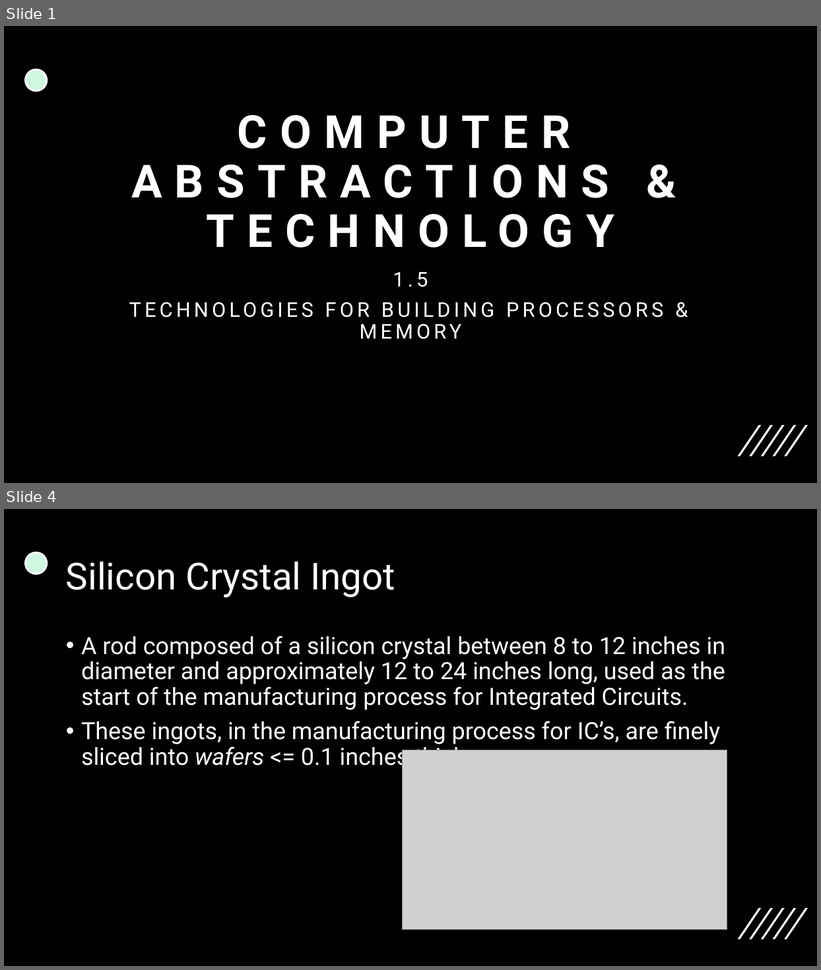
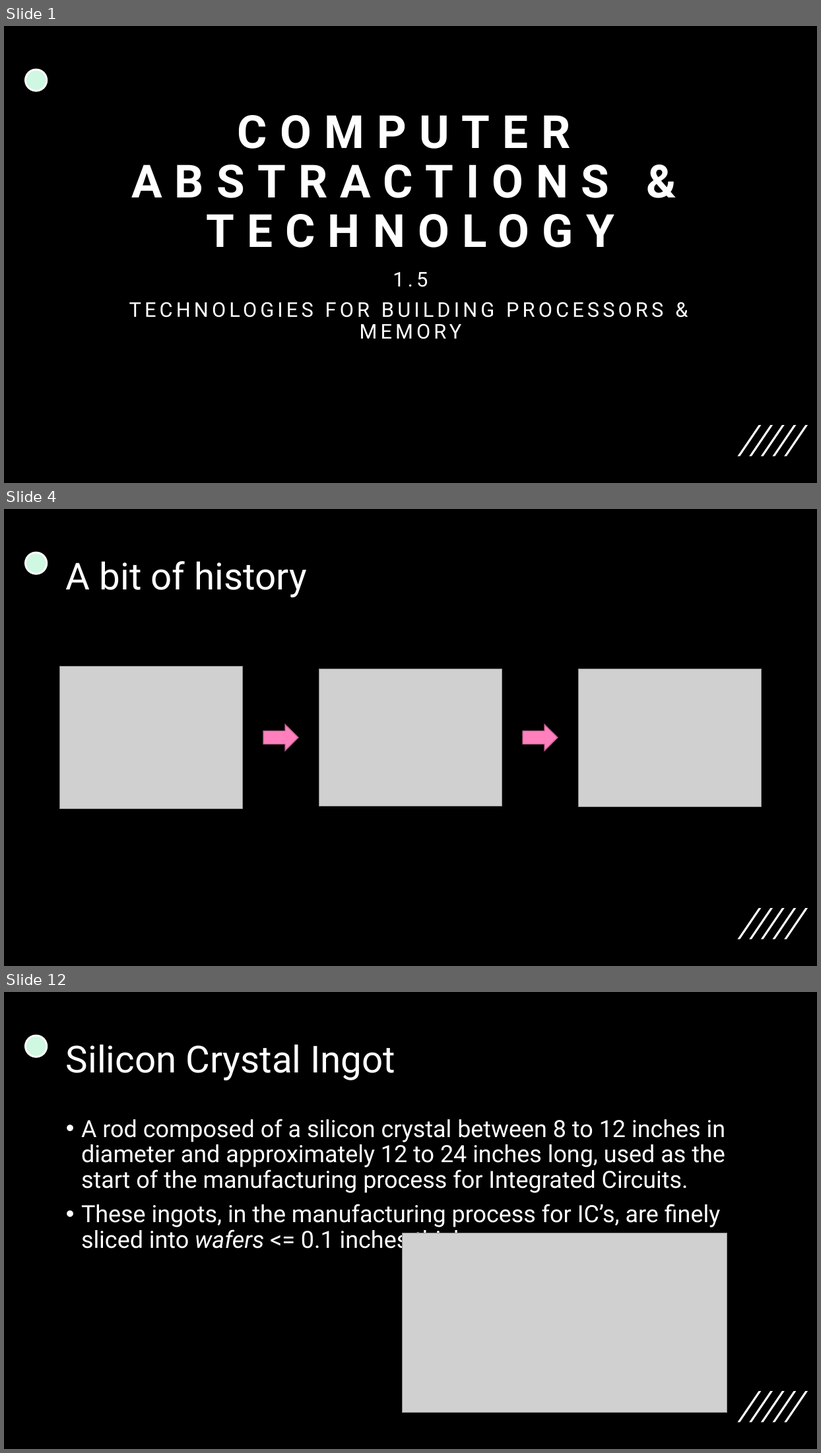
Before and after one commit to 00bayz/csci370_presentations, a slide deck: csci370_ch1_presentation.pptx. Shown one above the other, each under a label of ours: slides 1 and 4 before the commit, slides 1, 4 and 12 after it; the slides between them are not shown. The pictures are 821x970 and 821x1453 pixels, drawn with LibreOffice and Linux fonts; fonts in the diff are those of the drawing; grey boxes stand for pictures. Boxes give left, top, right and bottom in pixels: in the first picture for what was removed or moved away, otherwise in the second. Text is boxed around its words. In the diff, an @@ line names an element or a change of style, - is before the commit and + after.

```diff
--- a/csci370_ch1_presentation.pptx
+++ b/csci370_ch1_presentation.pptx
@@ slide 4 added at <box>4,509,817,966</box>, background #000000; not listed: 6 template elements that a slide beside it also shows @@
@@ title added at <box>66,561,306,597</box>, 44 pt, text #FFFFFF @@
+A bit of history
@@ picture added at <box>60,666,242,809</box> @@
@@ picture added at <box>319,669,502,807</box> @@
@@ picture added at <box>579,669,761,807</box> @@
@@ right arrow added at <box>263,725,298,751</box>, fill #FF80BD, outline #BD5F8C 1 pt @@
@@ right arrow added at <box>523,725,558,751</box>, fill #FF80BD, outline #BD5F8C 1 pt @@
@@ what was slide 4 is now slide 12 @@
```
Also in this commit, not shown: 9 other slides added, 2 slides removed.
